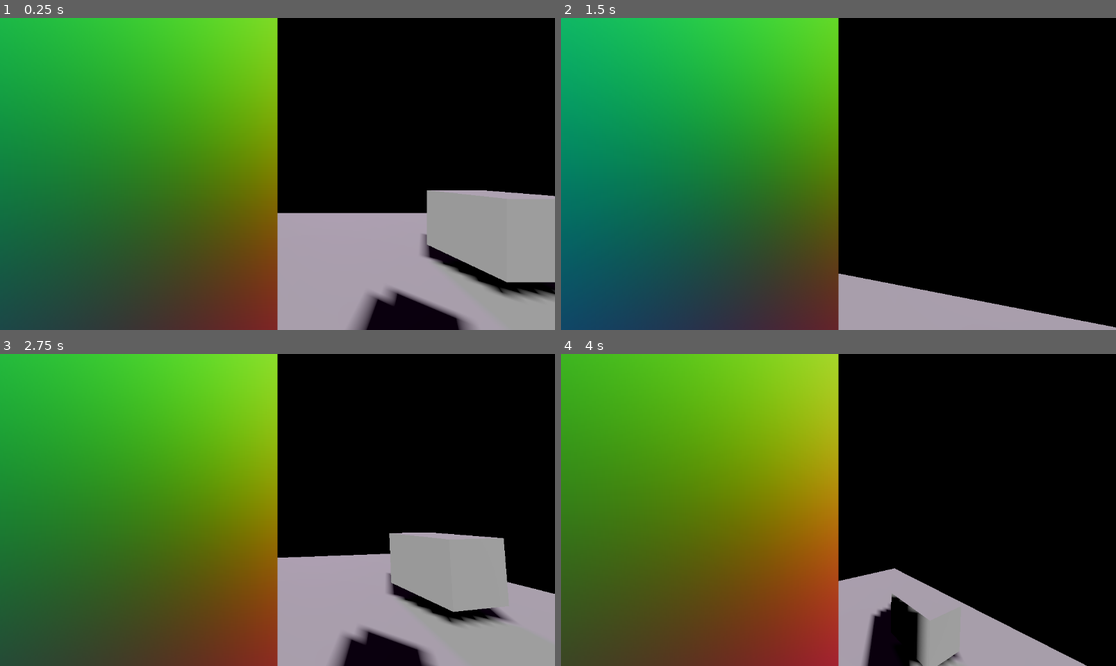
Above: before the commit, frames 1-4 (two rows, left to right).
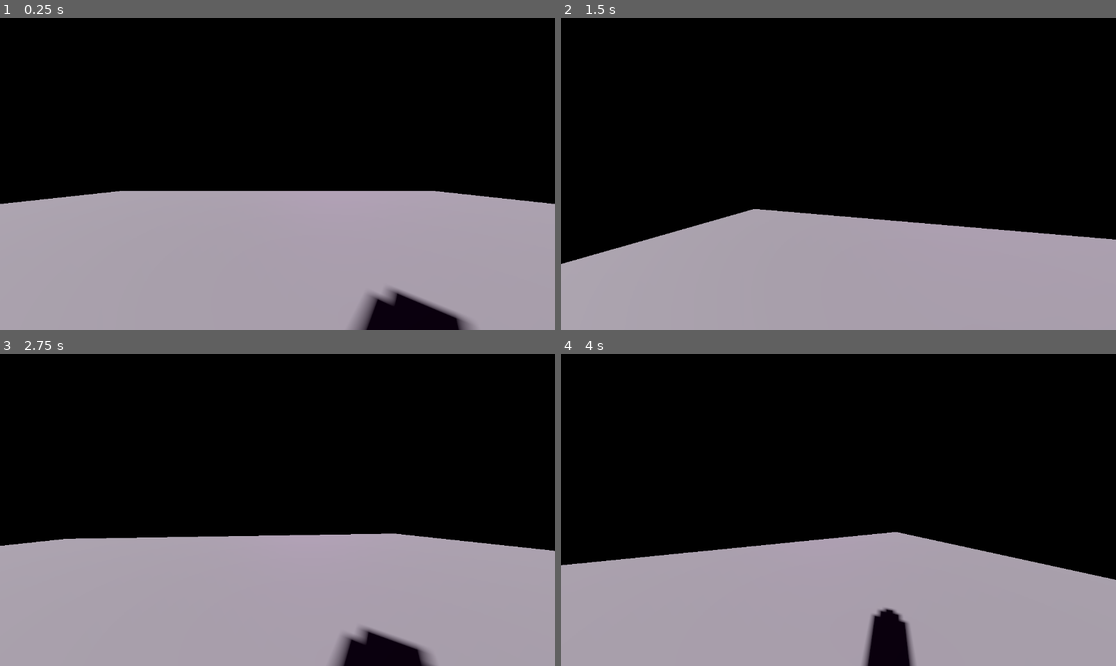
Above: after the commit, the same moments.

Repository: 1p6/Double-Cover
Game: Godot game, scene res://main.tscn
Two runs of this game, one before a commit and one after it. Both use one fixed random seed, a clock stepped at 60 frames per second and the inputs below.
Inputs (mouse positions are in pixels of both pictures, inside the frame that each line leads up to):
- Up to frame 1 (0.25 s): no input
- Up to frame 2 (1.5 s): tap Enter at 0.5 s; move the mouse to (866, 174) at 0.52 s; move the mouse to (810, 174) at 1.27 s
- Up to frame 3 (2.75 s): move the mouse to (288, 503) at 2.02 s
- Up to frame 4 (4 s): tap Space at 2.75 s; move the mouse to (832, 516) at 2.77 s; move the mouse to (877, 513) at 3.52 s

The runs differ from the first frame. In frame 1, 54% of the frame differs, in the area x 0-100%, y 0-100%; in frame 2, 62%; in frame 3, 54%; in frame 4, 61%.

Commit message:
fractured rendering working

Diff:
--- a/main.gdshader
+++ b/main.gdshader
@@ -1,4 +1,5 @@
 shader_type canvas_item;
+render_mode blend_disabled;
 
 uniform sampler2D worldA : source_color;
 uniform sampler2D worldB : source_color;
@@ -29,12 +30,14 @@
 void fragment() {
 	// Called for every pixel the material is visible on.
 	vec3 pos = normalize(camTransform * vec3(UV*2.0-1.0, 1.0));
-	//vec4 aColor = texture(worldA, UV);
-	vec4 aColor = texture(quatShader, dirToUV(pos));
+	float side = round(texture(quatShader, dirToUV(pos)).z);
+	vec4 aColor = texture(worldA, UV);
+	//vec4 aColor = vec4(vec3(texture(quatShader, dirToUV(pos)).z), 1.0);
+	//vec4 aColor = texture(quatShader, dirToUV(pos));
 	//vec4 aColor = vec4(vec3(max(dot(sin(pos*32.0), vec3(1.0)), 0.0)*pos)/2.0+0.5, 1.0);
 	//vec4 aColor = vec4(vec3(pos.y)/2.0+0.5, 1.0);
 	vec4 bColor = texture(worldB, UV);
-	COLOR = mix(aColor, bColor, round(UV.x));
+	COLOR = mix(aColor, bColor, side);
 }
 
 //void light() {
--- a/main.tscn
+++ b/main.tscn
@@ -22,21 +22,19 @@
 shader_parameter/worldB = SubResource("ViewportTexture_d6kdv")
 shader_parameter/quatShader = SubResource("ViewportTexture_0nl7y")
 
-[sub_resource type="ViewportTexture" id="ViewportTexture_q2f7g"]
-viewport_path = NodePath("Rendering/Quaternion")
-
 [sub_resource type="ShaderMaterial" id="ShaderMaterial_30cst"]
 resource_local_to_scene = true
 shader = ExtResource("3_medhl")
 shader_parameter/cameraQuat = null
-shader_parameter/previousFrame = SubResource("ViewportTexture_q2f7g")
+shader_parameter/clear = null
 
 [sub_resource type="GDScript" id="GDScript_wv30x"]
 script/source = "extends CharacterBody3D
 
 
 const SPEED = 8.0
-const ACCEL = 16.0
+const ACCEL = 32.0
+const AIR_ACCEL = 12.0
 const JUMP_VELOCITY = 7.5
 const SENSITIVITY = 1.0/200
 
@@ -63,6 +61,7 @@
 		get_tree().quit()
 	elif event.is_action(\"reset\"):
 		position = orig_pos
+		$\"Camera Pos\".triggerSideReset()
 
 func _physics_process(delta: float) -> void:
 	# Add the gravity.
@@ -79,7 +78,7 @@
 	var desired := (SPEED * Vector3(input_dir.x, 0, input_dir.y)
 			.rotated(Vector3.UP, -yaw).normalized())
 	var diff := desired - velocity * Vector3(1.0, 0.0, 1.0)
-	velocity += diff.limit_length(ACCEL*delta)
+	velocity += diff.limit_length((ACCEL if is_on_floor() else AIR_ACCEL)*delta)
 
 	move_and_slide()
 "
@@ -104,6 +103,12 @@
 func updateCameraFOVs():
 	cameraA.fov = fov
 	cameraB.fov = fov
+
+func triggerSideReset():
+	(quatRect.material as ShaderMaterial).set_shader_parameter('clear', true);
+	await get_tree().process_frame
+	await get_tree().process_frame
+	(quatRect.material as ShaderMaterial).set_shader_parameter('clear', false);
 
 # Called when the node enters the scene tree for the first time.
 func _ready() -> void:
@@ -161,6 +166,7 @@
 [node name="Quaternion" type="SubViewport" parent="Rendering"]
 disable_3d = true
 size = Vector2i(768, 512)
+render_target_clear_mode = 1
 
 [node name="ColorRect" type="ColorRect" parent="Rendering/Quaternion"]
 material = SubResource("ShaderMaterial_30cst")
@@ -191,7 +197,7 @@
 
 [node name="Wall" parent="." instance=ExtResource("3_q5oyi")]
 transform = Transform3D(1, 0, 0, 0, 1, 0, 0, 0, 1, 0.00219786, -0.011579, 0.00607252)
-size = Vector3(12.27, 1, 12.435)
+size = Vector3(28.66, 1, 28.66)
 
 [node name="Wall2" parent="." instance=ExtResource("3_q5oyi")]
 transform = Transform3D(1, 0, 0, 0, 1, 0, 0, 0, 1, -2.74717, 1.19201, 0.94886)
@@ -199,6 +205,10 @@
 
 [node name="Wall3" parent="." instance=ExtResource("3_q5oyi")]
 transform = Transform3D(1, 0, 0, 0, 1, 0, 0, 0, 1, 3.2473, 1.24265, -2.37043)
+sides = 1
+
+[node name="Wall4" parent="." instance=ExtResource("3_q5oyi")]
+transform = Transform3D(1, 0, 0, 0, 1, 0, 0, 0, 1, 2.93889, 1.24265, 3.63644)
 
 [node name="Lighting" type="Node3D" parent="."]
 
@@ -224,6 +234,13 @@
 light_color = Color(1, 0, 0, 1)
 light_energy = 2.0
 light_cull_mask = 4294967293
+shadow_enabled = true
+
+[node name="OmniLight3D3" type="OmniLight3D" parent="Lighting"]
+transform = Transform3D(1, 0, 0, 0, 1, 0, 0, 0, 1, 2.96734, 2.45378, 3.48192)
+layers = 3
+light_color = Color(1, 0, 1, 1)
+light_energy = 2.0
 shadow_enabled = true
 
 [node name="OmniLight3D2" type="OmniLight3D" parent="Lighting"]
--- a/quaternion.gdshader
+++ b/quaternion.gdshader
@@ -1,7 +1,9 @@
 shader_type canvas_item;
+render_mode blend_disabled;
 
-uniform sampler2D previousFrame : source_color;
+uniform sampler2D previousFrame : source_color, hint_screen_texture;
 uniform vec4 cameraQuat;
+uniform bool clear;
 
 void vertex() {
 	// Called for every vertex the material is visible on.
@@ -43,12 +45,69 @@
 	return ((dir.yz/max(mag.x, 1e-6)+1.0)/2.0 + vec2(part, (sign(dir.x)+1.0)/2.0)) / vec2(3.0, 2.0);
 }
 
+vec4 quatBetween(in vec3 from, in vec3 to) {
+	// from https://github.com/godotengine/godot/blob/75ce4266c4774b30ed5df67e6c43365418fcce5f/core/math/quaternion.h#L143
+	vec3 c = cross(from, to);
+	float d = dot(from, to);
+
+	if(d < 1e-8 - 1.0) {
+		return vec4(0, 1, 0, 0);
+	} else {
+		float s = sqrt((1.0 + d) * 2.0);
+		float rs = 1.0 / s;
+		return vec4(c*rs, s * 0.5);
+	}
+}
+
+vec3 quatXform(in vec4 quat, in vec3 pos) {
+	// from https://github.com/godotengine/godot/blob/75ce4266c4774b30ed5df67e6c43365418fcce5f/core/math/quaternion.h#L90
+	vec3 uv = cross(quat.xyz, pos);
+	return pos + ((uv * quat.w) + cross(quat.xyz, uv)) * 2.0;
+}
+
+vec4 quatMult(in vec4 a, in vec4 b) {
+	return vec4(a.w * b.xyz + a.xyz * b.w + cross(a.xyz, b.xyz),
+				a.w * b.w - dot(a.xyz, b.xyz));
+}
+
+vec4 quatConj(in vec4 a) {
+	return vec4(-a.xyz, a.w);
+}
+
+float hash(in vec4 a) {
+	return sin(dot(a, vec4(827972.0, 137828.0, 894827.0, 198925.0)));
+}
+
 void fragment() {
 	// Called for every pixel the material is visible on.
-	vec4 prev = round(texture(previousFrame, UV));
+	if(clear) {
+		COLOR = vec4(0.5, 1, 0, 1);
+	} else {
+		vec4 prev = texture(previousFrame, UV);
+		vec3 dir = normalize(uvToDir(UV));
+		vec3 lookDir = quatXform(cameraQuat, vec3(0.0, 0.0, -1.0));
+		if(dot(dir, lookDir) > 0.0) { // pixel is visible
+			vec4 directQuat = quatBetween(vec3(0,0,-1), dir);
+			vec2 prevRot = prev.xy*2.0 - 1.0;
+			float prevRotLen = length(prevRot);
+			prevRot = prevRotLen < 1e-8 ? vec2(0,1) : prevRot / prevRotLen;
+			vec4 prevQuat = quatMult(directQuat, vec4(0, 0, prevRot));
+			vec4 currentQuat = quatMult(quatBetween(lookDir, dir), cameraQuat);
+			float side = round(prev.z);
+			//if(dot(prevQuat, currentQuat)*10.0 < hash(vec4(dir, TIME))) {
+			if(dot(prevQuat, currentQuat) < -0.2) {
+				side = 1.0-side;
+			}
+			vec2 nextRot = normalize(quatMult(quatConj(directQuat), currentQuat).zw);
+			COLOR = vec4(nextRot, side, 1.0);
+		} else { // pixel is not visible
+			COLOR = prev;
+		}
+	}
+	//COLOR = vec4(fract(prev.rgb + vec3(0.1, 0.2, 0.3)/60.0), 1.0);
 	//COLOR = vec4(dirToUV(uvToDir(UV)), 0.0, 1.0);
 	//COLOR = vec4(fract(VERTEX/2.0)*2.0, 0.0, 1.0);
-	COLOR = vec4(normalize(uvToDir(UV))/2.0+0.5, 1.0);
+	//COLOR = vec4(normalize(uvToDir(UV))/2.0+0.5, 1.0);
 }
 
 //void light() {
Not shown: 1 places in main.tscn that only renumber resources
